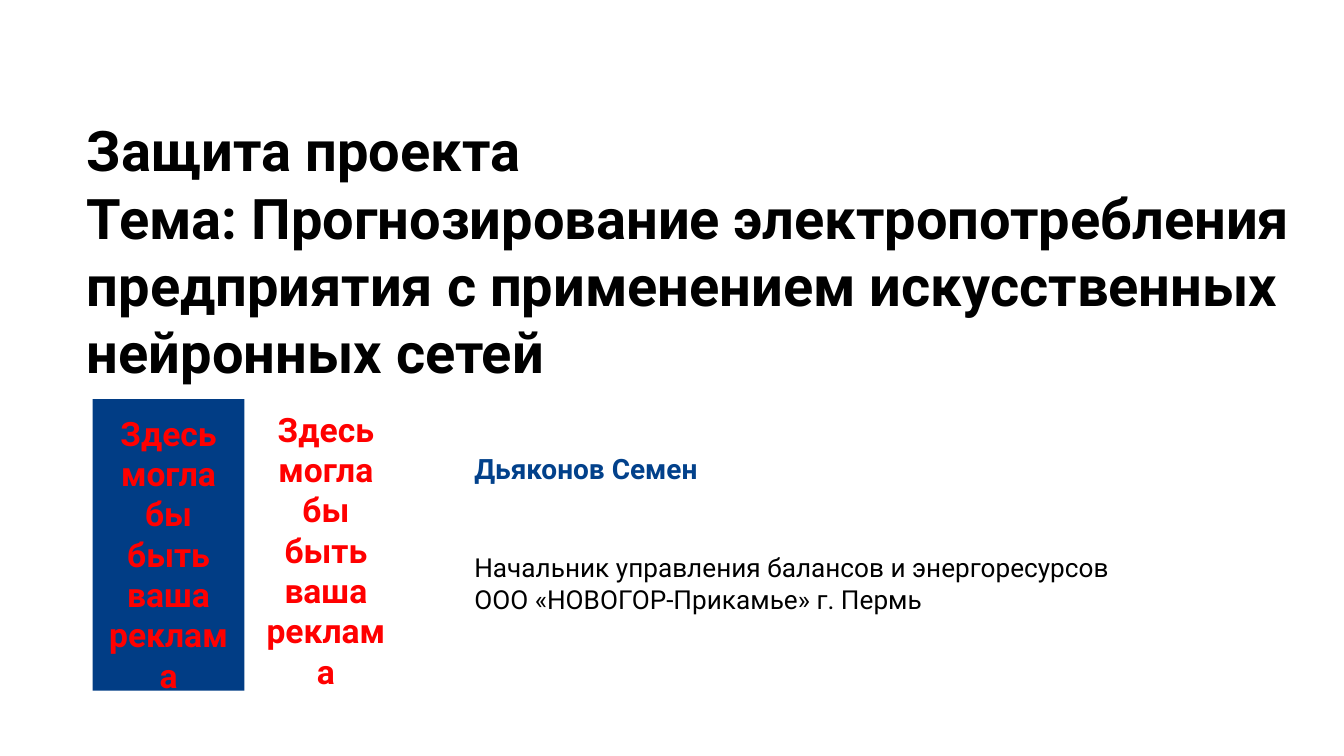
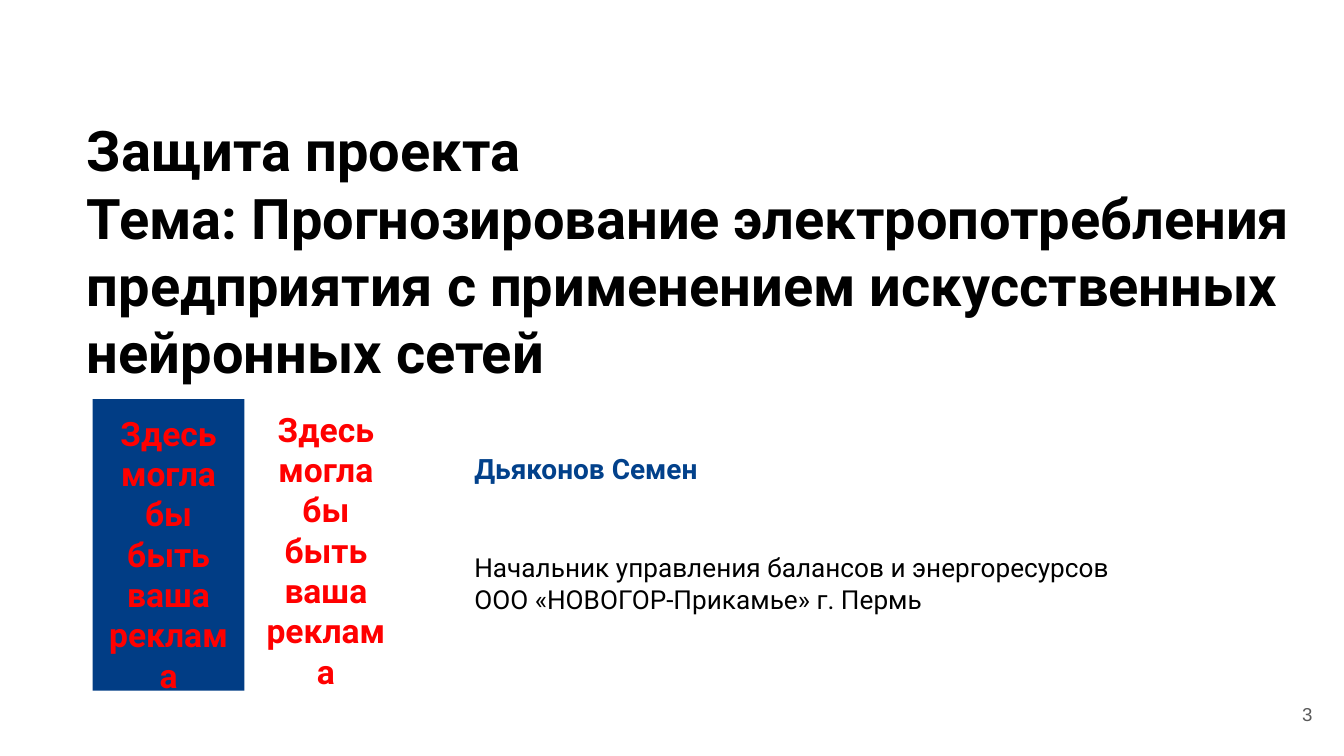
Before and after one commit to smddyakonov/otus_ds_dyakonov, a slide deck: slide 3 of hw-19/Презентация.pptx. Drawn at 1344x756 pixels with LibreOffice and Linux fonts; fonts in the diff are those of the drawing; background and template pictures are left out. Boxes give left, top, right and bottom in pixels: in the first picture for what was removed or moved away, otherwise in the second. Text is boxed around its words. In the diff, an @@ line names an element or a change of style, - is before the commit and + after.

```diff
--- a/hw-19/Презентация.pptx
+++ b/hw-19/Презентация.pptx
@@ page number added at box(1302, 708, 1312, 721), 10 pt, text #595959 @@
+3
```
Also in this commit, not shown: 16 other slides changed, 7 slides added, 2 other files.
